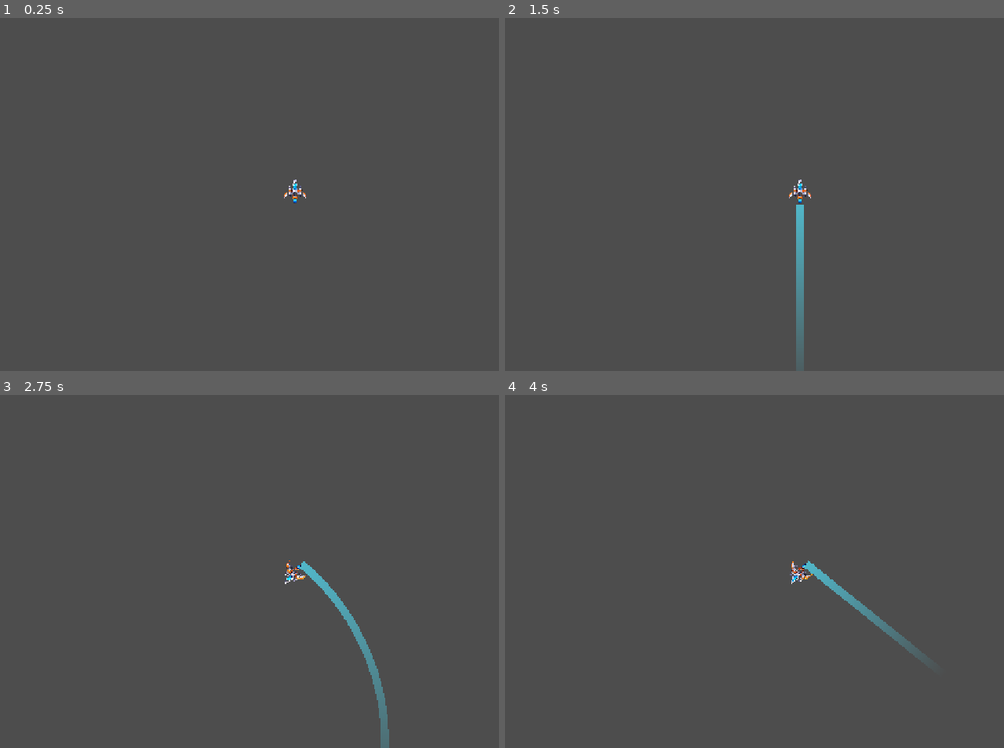
Above: before the commit, frames 1-4 (two rows, left to right).
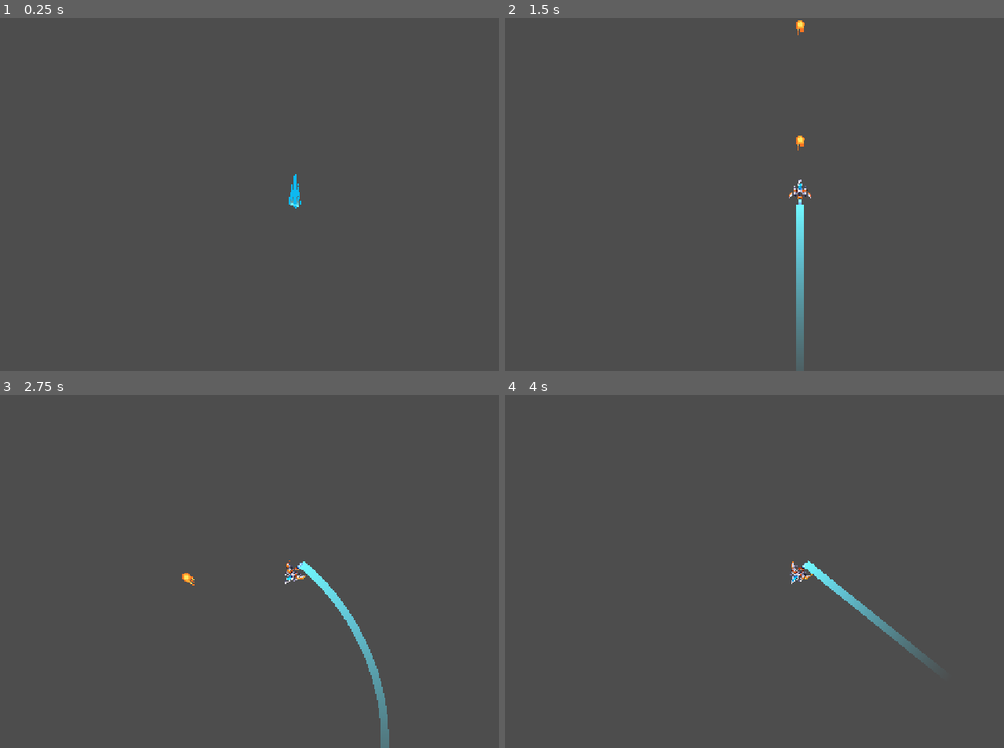
Above: after the commit, the same moments.

Repository: AdhamMohamedKhairy/Terminus-Zero
Game: Godot game, scene res://scenes/entities/player/player.tscn
Two runs of this game, one before a commit and one after it. Both use one fixed random seed, a clock stepped at 60 frames per second and the inputs below. This scene is started directly instead of the project's main scene.
Inputs (mouse positions are in pixels of both pictures, inside the frame that each line leads up to):
- Up to frame 1 (0.25 s): no input
- Up to frame 2 (1.5 s): tap Enter at 0.5 s; move the mouse to (769, 265) at 0.52 s; hold W (up) 0.53-1.25 s; hold Space (boost) 0.53-1.25 s; click (769, 265) at 0.8 s; drag from (989, 247) to (799, 194) at 1.27 s
- Up to frame 3 (2.75 s): tap Enter at 2 s; move the mouse to (104, 518) at 2.02 s; hold A (left) from 2.03 s (still down); hold Space (boost) from 2.03 s (still down); click (104, 518) at 2.3 s
- Up to frame 4 (4 s): release A (left) at 2.75 s; release Space (boost) at 2.75 s; drag from (829, 571) to (609, 518) at 2.77 s; move the mouse to (704, 483) at 3.52 s; hold S (down) from 3.53 s (still down); click (704, 483) at 3.6 s

The runs differ from the first frame. In frame 1, 0.2% of the frame differs, in the area x 56-62%, y 44-54%; in frame 2, 0.5%; in frame 3, 0.6%, in the area x 36-76%, y 47-80%; in frame 4, 0.4%.

Commit message:
Add fireballs
also improved trail line, struggled a bit with the gradient thing

Diff:
--- /dev/null
+++ b/scenes/entities/player/fire_ball.gd
@@ -0,0 +1,10 @@
+extends Area2D
+
+@export var direction := Vector2.UP
+@export var speed := 1000.0
+
+func _ready():
+	get_tree().create_timer(3.0).timeout.connect(queue_free)
+
+func _physics_process(delta: float) -> void:
+	global_position += direction * speed*delta
--- a/scenes/entities/player/fire_ball.tscn
+++ b/scenes/entities/player/fire_ball.tscn
@@ -1,13 +1,11 @@
 [gd_scene format=3 uid="uid://c40fxwcg22dsk"]
 
+[ext_resource type="Script" uid="uid://cb4vfuj1lc8sv" path="res://scenes/entities/player/fire_ball.gd" id="1_2hddx"]
 [ext_resource type="Texture2D" uid="uid://b5jmcta0g3mqx" path="res://assets/spaceship/FB001.png" id="1_l663o"]
 [ext_resource type="Texture2D" uid="uid://g8w064nvy7ja" path="res://assets/spaceship/FB002.png" id="2_lm1xk"]
 [ext_resource type="Texture2D" uid="uid://dih32gh0ucc2f" path="res://assets/spaceship/FB003.png" id="3_svpcc"]
 [ext_resource type="Texture2D" uid="uid://bolki7rmfy6l1" path="res://assets/spaceship/FB004.png" id="4_67t5x"]
 [ext_resource type="Texture2D" uid="uid://rhwxsduxjbgc" path="res://assets/spaceship/FB005.png" id="5_qwaip"]
-
-[sub_resource type="CircleShape2D" id="CircleShape2D_nfrx5"]
-radius = 17.0
 
 [sub_resource type="SpriteFrames" id="SpriteFrames_0hvcy"]
 animations = [{
@@ -32,13 +30,17 @@
 "speed": 5.0
 }]
 
-[node name="FireBall" type="Area2D" unique_id=937204746]
+[sub_resource type="CircleShape2D" id="CircleShape2D_nfrx5"]
+radius = 17.0
 
-[node name="CollisionShape2D" type="CollisionShape2D" parent="." unique_id=1091616160]
-shape = SubResource("CircleShape2D_nfrx5")
+[node name="FireBall" type="Area2D" unique_id=997407955]
+script = ExtResource("1_2hddx")
 
 [node name="AnimatedSprite2D" type="AnimatedSprite2D" parent="." unique_id=241578374]
 position = Vector2(2, 10)
 rotation = -1.5707964
 sprite_frames = SubResource("SpriteFrames_0hvcy")
-frame_progress = 0.087881155
+frame_progress = 0.58212656
+
+[node name="CollisionShape2D" type="CollisionShape2D" parent="." unique_id=1091616160]
+shape = SubResource("CircleShape2D_nfrx5")
--- a/scenes/entities/player/player.gd
+++ b/scenes/entities/player/player.gd
@@ -1,14 +1,20 @@
 extends CharacterBody2D
 
-
+@export var health:= 100
 
 @onready var sprite:AnimatedSprite2D = $sprite
 @onready var collision:CollisionShape2D = $collision
 @onready var area:Area2D = $area
 @onready var trail:Line2D = $line
 
+# Bullet constants
+const fire_ball_scene = preload("res://scenes/entities/player/fire_ball.tscn")
+const BULLET_OFFSET = 40.0
+
+# Trail Consts
 const TRAIL_OFFSET := 20.0 # How far the trail can go
 
+# Movement Constants
 const THRUST_POWER := 600.0 # acceleration
 const ROT_SPEED := 3.5 # for circular motion
 const MAX_SPEED := 500.0 # so player doesnt become too fast
@@ -17,21 +23,13 @@
 const BOOST_POWER := 1200.0
 const BOOST_MAX_SPEED := 800.0
 
+# Left time for each bit of trail
 var trail_left_times:Array[float]=[]
 
 func _ready():
-	trail.top_level = true
-	trail.global_position = Vector2.ZERO
-	trail.clear_points()
-	trail.z_index = -1
-	trail.width = 16.0
-	trail.default_color = Color8(81, 183, 201)
-
-
-	var fade := Gradient.new()
-	fade.set_color(0, Color8(81, 183, 201, 0))
-	fade.set_color(1, Color8(81, 183, 201, 255))
-	trail.gradient = fade
+	sprite.play("warp")
+	await sprite.animation_finished
+	sprite.play("idle")
 
 func _physics_process(delta: float) -> void:
 
@@ -42,12 +40,19 @@
 	var speed_cap := MAX_SPEED
 
 	if Input.is_action_pressed("boost"):
+		sprite.play("boost")
 		speed_cap = BOOST_MAX_SPEED
 		velocity += forward_vector * BOOST_POWER * delta
 	elif Input.is_action_pressed("up"):
+		sprite.play("boost")
 		velocity += forward_vector * THRUST_POWER * delta
 	if Input.is_action_pressed("down"):
 		velocity = velocity.move_toward(Vector2.ZERO, BRAKE_POWER*delta)
+
+	if Input.is_action_just_pressed("shoot"):
+		shoot(forward_vector)
+
+
 
 	velocity = velocity.move_toward(Vector2.ZERO,DRAG*velocity.length()*delta)
 	velocity = velocity.limit_length(speed_cap)
@@ -64,3 +69,13 @@
 	while trail_left_times.size() > 0 and now - trail_left_times[0] > 1.0:
 		trail.remove_point(0)
 		trail_left_times.pop_front()
+
+func shoot(forward_vector:Vector2):
+	var ball := fire_ball_scene.instantiate()
+
+	# add to parent, instead of player
+	get_parent().add_child(ball)
+
+	ball.global_position = global_position + forward_vector * BULLET_OFFSET
+	ball.rotation = rotation
+	ball.direction = forward_vector
--- a/scenes/entities/player/player.tscn
+++ b/scenes/entities/player/player.tscn
@@ -19,14 +19,6 @@
 [ext_resource type="Texture2D" uid="uid://b4wlau6xvph47" path="res://assets/SciFiStarships_Kestrel_FREE/frames/kestrel/top/idle/01.png" id="17_dj766"]
 [ext_resource type="Texture2D" uid="uid://cbm06plf86bfj" path="res://assets/SciFiStarships_Kestrel_FREE/frames/kestrel/top/idle/02.png" id="18_80gid"]
 [ext_resource type="Texture2D" uid="uid://lpfst2xrwqyg" path="res://assets/SciFiStarships_Kestrel_FREE/frames/kestrel/top/idle/03.png" id="19_jdidn"]
-[ext_resource type="Texture2D" uid="uid://7gyokahhra5t" path="res://assets/SciFiStarships_Kestrel_FREE/frames/kestrel/top/left_1/00.png" id="20_c2ktb"]
-[ext_resource type="Texture2D" uid="uid://44on70tnhixe" path="res://assets/SciFiStarships_Kestrel_FREE/frames/kestrel/top/left_1/01.png" id="21_5tbmh"]
-[ext_resource type="Texture2D" uid="uid://bbjolwnib6e64" path="res://assets/SciFiStarships_Kestrel_FREE/frames/kestrel/top/left_1/02.png" id="22_bumth"]
-[ext_resource type="Texture2D" uid="uid://dg845qqgq4r8l" path="res://assets/SciFiStarships_Kestrel_FREE/frames/kestrel/top/left_1/03.png" id="23_avkvk"]
-[ext_resource type="Texture2D" uid="uid://dmrbxwt6decgq" path="res://assets/SciFiStarships_Kestrel_FREE/frames/kestrel/top/right_2/00.png" id="24_daptw"]
-[ext_resource type="Texture2D" uid="uid://b2ww7aaxd0t57" path="res://assets/SciFiStarships_Kestrel_FREE/frames/kestrel/top/right_2/01.png" id="25_qpxpq"]
-[ext_resource type="Texture2D" uid="uid://duhmrs468581x" path="res://assets/SciFiStarships_Kestrel_FREE/frames/kestrel/top/right_2/02.png" id="26_ofi1a"]
-[ext_resource type="Texture2D" uid="uid://lhwb50otlox7" path="res://assets/SciFiStarships_Kestrel_FREE/frames/kestrel/top/right_2/03.png" id="27_7n3y3"]
 [ext_resource type="Texture2D" uid="uid://djijtoxhbove1" path="res://assets/SciFiStarships_Kestrel_FREE/frames/kestrel/top/warp/00.png" id="28_0l7wy"]
 [ext_resource type="Texture2D" uid="uid://dphfaaieopht8" path="res://assets/SciFiStarships_Kestrel_FREE/frames/kestrel/top/warp/01.png" id="29_bxmn4"]
 [ext_resource type="Texture2D" uid="uid://d15yc57isd4q3" path="res://assets/SciFiStarships_Kestrel_FREE/frames/kestrel/top/warp/02.png" id="30_f3lfh"]
@@ -88,7 +80,7 @@
 }],
 "loop": 0,
 "name": &"die",
-"speed": 5.0
+"speed": 10.0
 }, {
 "frames": [{
 "duration": 1.0,
@@ -105,40 +97,6 @@
 }],
 "loop": 1,
 "name": &"idle",
-"speed": 5.0
-}, {
-"frames": [{
-"duration": 1.0,
-"texture": ExtResource("20_c2ktb")
-}, {
-"duration": 1.0,
-"texture": ExtResource("21_5tbmh")
-}, {
-"duration": 1.0,
-"texture": ExtResource("22_bumth")
-}, {
-"duration": 1.0,
-"texture": ExtResource("23_avkvk")
-}],
-"loop": 1,
-"name": &"left",
-"speed": 5.0
-}, {
-"frames": [{
-"duration": 1.0,
-"texture": ExtResource("24_daptw")
-}, {
-"duration": 1.0,
-"texture": ExtResource("25_qpxpq")
-}, {
-"duration": 1.0,
-"texture": ExtResource("26_ofi1a")
-}, {
-"duration": 1.0,
-"texture": ExtResource("27_7n3y3")
-}],
-"loop": 1,
-"name": &"right",
 "speed": 5.0
 }, {
 "frames": [{
@@ -168,7 +126,7 @@
 }],
 "loop": 0,
 "name": &"warp",
-"speed": 5.0
+"speed": 10.0
 }]
 
 [sub_resource type="CircleShape2D" id="CircleShape2D_ucweq"]
@@ -177,12 +135,15 @@
 [sub_resource type="CircleShape2D" id="CircleShape2D_nfrx5"]
 radius = 41.01219
 
+[sub_resource type="Gradient" id="Gradient_1lgw8"]
+colors = PackedColorArray(0.31764707, 0.7176471, 0.7882353, 0, 0.44242418, 0.97636014, 1.070584, 1)
+
 [node name="Player" type="CharacterBody2D" unique_id=1909375880]
 script = ExtResource("1_1lgw8")
 
 [node name="sprite" type="AnimatedSprite2D" parent="." unique_id=1549663275]
 sprite_frames = SubResource("SpriteFrames_0qees")
-animation = &"idle"
+animation = &"warp"
 autoplay = "idle"
 
 [node name="collision" type="CollisionShape2D" parent="." unique_id=1015923296]
@@ -196,7 +157,9 @@
 [node name="Camera2D" type="Camera2D" parent="." unique_id=472364406]
 
 [node name="line" type="Line2D" parent="." unique_id=756809026]
-position = Vector2(1, 11)
+top_level = true
+z_index = -1
 points = PackedVector2Array(-1, -1, -1, 23)
-width = 6.0
+width = 16.0
 default_color = Color(0.31764707, 0.7176471, 0.7882353, 1)
+gradient = SubResource("Gradient_1lgw8")
Not shown, added: scenes/entities/player/fire_ball.gd.uid
